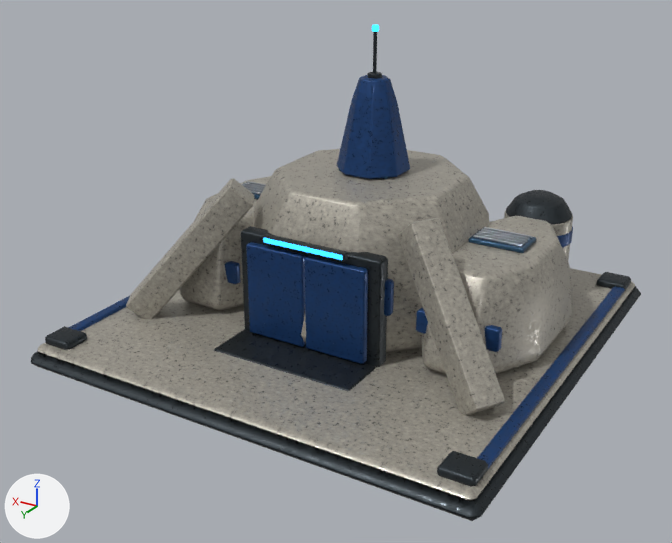
Two versions of the glTF model assets/solis/models/solis_atelier_de_conception.gltf, one commit apart.
One viewpoint serves both versions: a camera (50 mm lens) standing at (-5.43, 9.6, 5.57) and looking at (0.04, 0.49, 1.02). Every picture has the same lights, and +X, +Y and +Z are marked at lower left. The older version comes first. Where no turn or scale is listed for an object, it has been applied to the vertices. Vertices at exactly the same position are counted once.

Objects in the first picture: 'Building_Geometry', 'Door_0_L_Geometry', 'Door_0_R_Geometry'.
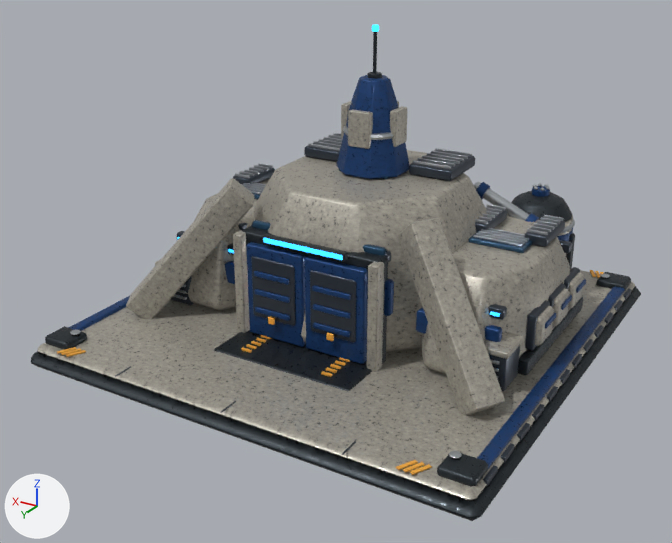
The change in detail:
Material 'Solis_Amber_Safety' (mat_solis_amber_safety) is new.
Its base color is (0.92, 0.43, 0.055) (orange #f6af42).
Its metallic is 0.25.
Its roughness is 0.48.
Material 'Solis_Anodized' (mat_solis_anodized) is new.
Its base color is (0.045, 0.058, 0.078) (greyish blue #3c444f).
Its metallic is 0.7.
Its roughness is 0.34.
me_antenna_beacon is used by ob_building_geometry; location (0.0, -0.36, 3.86).
me_antenna_beacon had 2268 vertices, 4312 faces and spanned x -2.96..2.96, y -2.6..3.32, z -3.86..0.04.
me_antenna_beacon now has 9884 vertices, 18512 faces and spans x -2.96..2.96, y -2.6..3.32, z -3.86..0.04.
me_antenna_beacon part 1: the loose piece of 24 vertices spanning x -1.8..-1.61, y -1.13..-1.03, z -3.36..-2.74 is copied, and the copy is scaled about its middle by (-0.678, -1.49, 1.34), then moved by (-0.44, -0.44, -0.04), in mat_solis_gunmetal; it spans x -2.21..-2.08, y -1.59..-1.45, z -3.5..-2.69.
me_antenna_beacon part 2: the loose piece of 24 vertices spanning x -2.13..-1.43, y -0.21..0.24, z -2.37..-2.31 is copied, and the copy is scaled about its middle by (0.856, 1.1, 1.25), then moved by (-0.39, 1.2, -0.72), in mat_solis_ivory; it spans x -2.47..-1.87, y 0.97..1.46, z -3.1..-3.02.
me_antenna_beacon part 3: 7120 vertices added at x -2.88..2.88, y -2.57..3.29, z -3.65..-0.93.
Other edits to the shape of me_antenna_beacon do not show in these pictures.
me_antenna_beacon gains material mat_solis_anodized (greyish blue #3c444f).
me_antenna_beacon gains material mat_solis_amber_safety (orange #f6af42).
me_door_left is used by ob_door_0_l_geometry; location (-0.41, 1.24, 0.91).
me_door_left had 24 vertices, 44 faces and spanned x -0.4..0.4, y -0.06..0.06, z -0.59..0.59.
me_door_left now has 144 vertices, 264 faces and spans x -0.4..0.4, y -0.16..0.047, z -0.378..0.802.
me_door_left part 4: 24 vertices removed from x -0.4..0.4, y -0.06..0.06, z -0.59..0.59; 144 vertices added at x -0.4..0.4, y -0.16..0.047, z -0.378..0.802.
me_door_left gains material mat_solis_anodized (greyish blue #3c444f).
me_door_left gains material mat_solis_amber_safety (orange #f6af42).
me_door_right is used by ob_door_0_r_geometry; location (0.41, 1.24, 0.91).
me_door_right had 24 vertices, 44 faces and spanned x -0.4..0.4, y -0.06..0.06, z -0.59..0.59.
me_door_right now has 144 vertices, 264 faces and spans x -0.4..0.4, y -0.16..0.047, z -0.378..0.802.
me_door_right part 5: 24 vertices removed from x -0.4..0.4, y -0.06..0.06, z -0.59..0.59; 144 vertices added at x -0.4..0.4, y -0.16..0.047, z -0.378..0.802.
me_door_right gains material mat_solis_anodized (greyish blue #3c444f).
me_door_right gains material mat_solis_amber_safety (orange #f6af42).
Object 'Door_0_L_Geometry' (ob_door_0_l_geometry) moves from (-0.41, 1.24, 0.91) to (-0.41, 1.34, 0.7).
Object 'Door_0_R_Geometry' (ob_door_0_r_geometry) moves from (0.41, 1.24, 0.91) to (0.41, 1.34, 0.7).

Where the change shows, as pixel boxes (x1, y1, x2, y2) in the pictures (672 x 543 px):
'Door_0_L_Geometry', reshaped, moved
    both: (305, 255, 368, 364)
'Door_0_R_Geometry', reshaped, moved
    both: (246, 242, 306, 347)
part 1 of me_antenna_beacon, added (mostly hidden)
    after: (566, 233, 575, 270)
part 2 of me_antenna_beacon, added
    after: (484, 332, 524, 359)
part 3 of me_antenna_beacon, added
    after: (57, 101, 631, 486)
